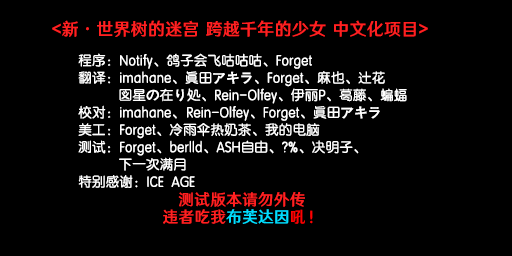
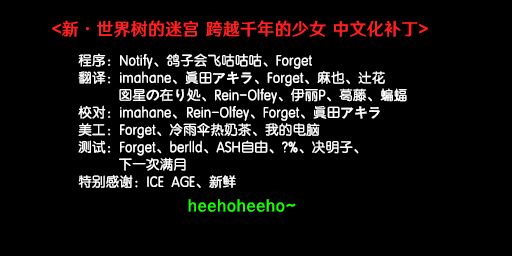
Before/after of a 512 × 256 layered artwork. What changed in the layer stack:
painted on "程序：Notify、鸽子会飞咕咕咕、Forget 翻译：imahane、眞田アキラ、Forget、麻也、辻花" over [196, 175, 236, 189]
renamed "测试版本请勿外传 违者吃我布芙达因吼！" to "heehoheeho~", painted on it over [163, 192, 313, 224]
renamed "<新·世界树的迷宫 跨越千年的少女 中文化项目>" to "<新·世界树的迷宫 跨越千年的少女 中文化补丁>", painted on it over [384, 20, 418, 37]
